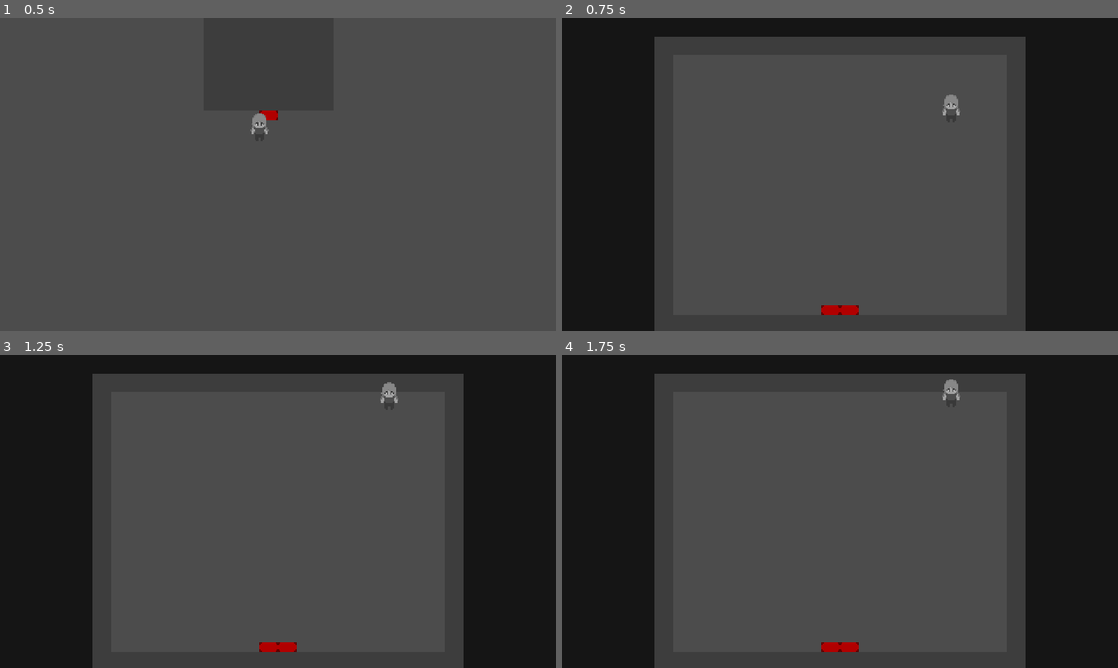
Above: before the commit, frames 1-4 (two rows, left to right).
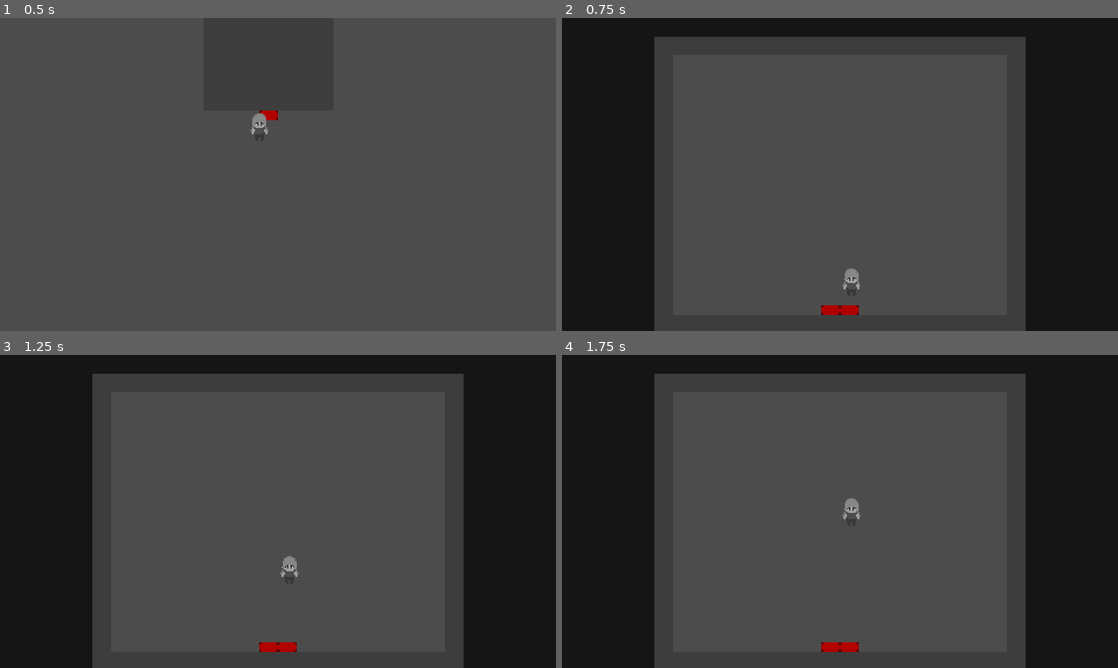
Above: after the commit, the same moments.

Repository: eilfunn/VeridianMothsGameJam
Game: Godot game, scene res://Scenes/WorldScenes/Village.tscn
The game is run twice, just before and just after one commit, with the same random seed, the same clock (stepped at 60 frames per second) and the same inputs. This scene is started directly instead of the project's main scene.
Inputs:
- Up to frame 1 (0.5 s): no input
- Up to frame 2 (0.75 s): tap Enter at 0.5 s; hold Up (ui_up) from 0.53 s (still down)
- Up to frame 3 (1.25 s): keep holding Up (ui_up)
- Up to frame 4 (1.75 s): keep holding Up (ui_up)

Frame 1 is identical in both runs. In frame 2, 0.2% of the frame differs, in the area x 50-72%, y 24-87%; in frame 3, 0.2%, in the area x 50-72%, y 8-71%; in frame 4, 0.2%.

Commit message:
Global Variable Singleton

Diff:
--- a/Scenes/WorldScenes/PlayerHouse.tscn
+++ b/Scenes/WorldScenes/PlayerHouse.tscn
@@ -35,4 +35,5 @@
 next_area = "res://Scenes/WorldScenes/Village.tscn"
 
 [editable path="ExitTiles"]
+
 [editable path="ExitTiles2"]
--- /dev/null
+++ b/Scripts/GlobalsOfDoom.gd
@@ -0,0 +1,4 @@
+extends Node
+
+# Hello - Saultoons
+var is_it_start = true
--- a/Scripts/Player.gd
+++ b/Scripts/Player.gd
@@ -8,15 +8,17 @@
 const PLAYER_HOUSE_X = 250 #use this for set the spawning position when the player enters into a new place
 const PLAYER_HOUSE_Y = 230
 
+onready var Global = get_node("/root/GlobalsOfDoom")
+
 var is_it_start = true
 #end of jsalex7
 var velocity = Vector2.ZERO
 
 func _ready():
 	var scene_name = get_tree().get_current_scene().get_name()
-	if scene_name == "PlayerHouse" and !self.is_it_start:
+	if scene_name == "PlayerHouse" and !Global.is_it_start:
 		self.position = Vector2(self.PLAYER_HOUSE_X, self.PLAYER_HOUSE_Y)
-	self.is_it_start = false
+	Global.is_it_start = false
 
 func _physics_process(delta):
 	move_state(delta)
--- a/project.godot
+++ b/project.godot
@@ -8,11 +8,20 @@
 
 config_version=4
 
+_global_script_classes=[  ]
+_global_script_class_icons={
+
+}
+
 [application]
 
 config/name="VeridianMothsGameJam"
 run/main_scene="res://Scenes/WorldScenes/PlayerHouse.tscn"
 config/icon="res://icon.png"
+
+[autoload]
+
+GlobalsOfDoom="*res://Scripts/GlobalsOfDoom.gd"
 
 [display]
 
Not shown, changed: Art/Sprites/pc#placeholder.png.import
Not shown, changed: Art/Tilesets/void#temporary.png.import
Not shown, changed: Art/Tilesets/wall#temporary.png.import
